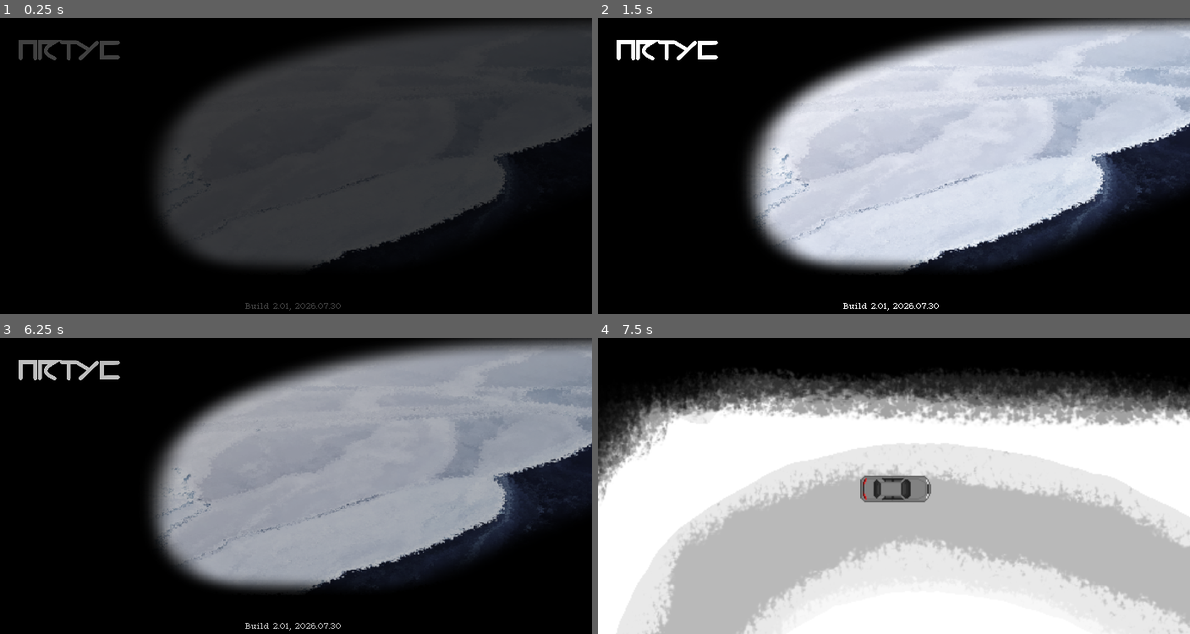
Above: before the commit, frames 1-4 (two rows, left to right).
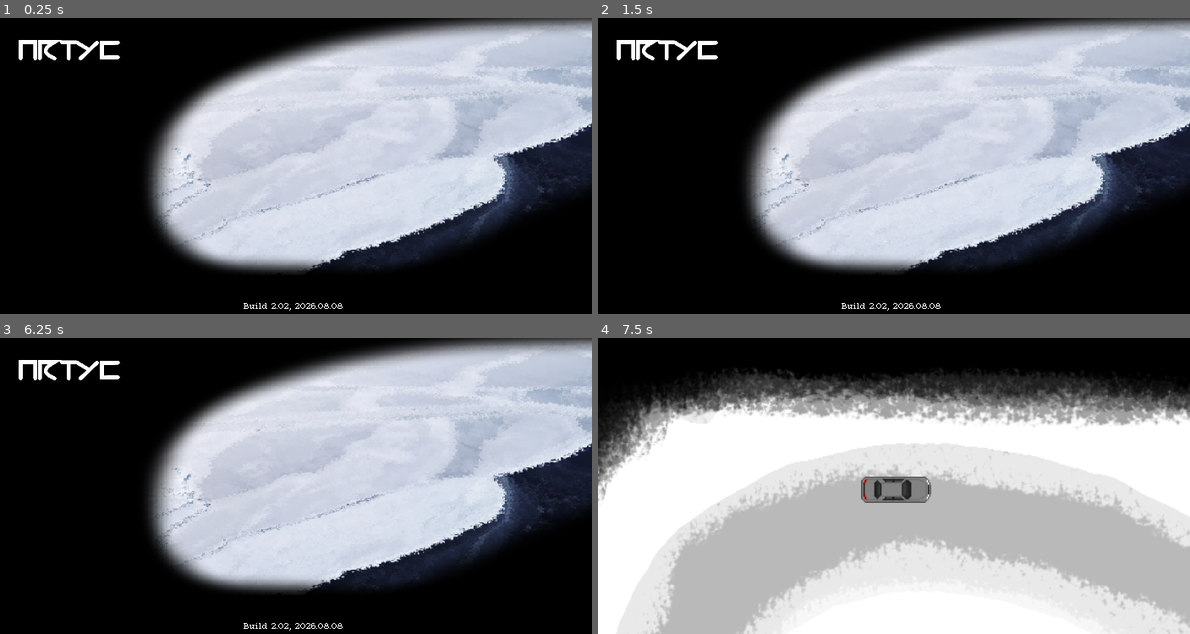
Above: after the commit, the same moments.

Repository: phc-s/artyc
Game: Godot game, scene res://Menu/Menu.tscn
Two runs of this game, one before a commit and one after it. Both use one fixed random seed, a clock stepped at 60 frames per second and the inputs below.
Inputs:
- Up to frame 1 (0.25 s): no input
- Up to frame 2 (1.5 s): hold D (right) 0.53-1.28 s; hold C (toggle_camera_mode) 0.53-1.28 s; tap Enter at 1.25 s; hold S (down) from 1.28 s (still down); tap = (zoom_in) at 1.35 s
- Up to frame 3 (6.25 s): tap Space at 2, 3.5, 5 s; release S (down) at 2.03 s; hold D (right) 2.03-2.78 s; hold - (zoom_out) 2.03-2.78 s; tap Enter at 2.75, 4.25 s; hold W (up) 2.78-3.53 s; tap C (toggle_camera_mode) at 2.85 s; hold = (zoom_in) 3.53-4.28 s; hold A (left) 3.53-5.03 s; tap - (zoom_out) at 4.35 s; hold S (down) 5.03-5.78 s; hold C (toggle_camera_mode) 5.03-5.78 s; hold D (right) from 5.78 s (still down); tap = (zoom_in) at 5.85 s
- Up to frame 4 (7.5 s): release D (right) at 6.53 s; hold W (up) 6.53-7.28 s; hold - (zoom_out) 6.53-7.28 s; hold D (right) from 7.28 s (still down); tap C (toggle_camera_mode) at 7.35 s

The runs differ from the first frame. In frame 1, 51% of the frame differs, in the area x 3-100%, y 0-99%; in frame 2, 0.1%; in frame 3, 44%; in frame 4, 0.2%.

Commit message:
New cars made + resolution adjust finished.

Diff:
--- a/Menu/Menu.tscn
+++ b/Menu/Menu.tscn
@@ -51,7 +51,7 @@
 grow_horizontal = 2
 grow_vertical = 0
 theme_override_fonts/normal_font = ExtResource("2_0cyjp")
-text = "Build 2.01, 2026.07.30"
+text = "Build 2.02, 2026.08.08"
 horizontal_alignment = 1
 
 [node name="MENU_OPTIONS" type="RichTextLabel" parent="CANVASLAYER/CONTROL" unique_id=1705121958]
@@ -98,6 +98,7 @@
 expand_mode = 1
 
 [node name="BG_BLACK" type="TextureRect" parent="CANVASLAYER/CONTROL" unique_id=1027960819]
+visible = false
 texture_filter = 1
 layout_mode = 1
 anchors_preset = 15
--- a/project.godot
+++ b/project.godot
@@ -11,7 +11,7 @@
 [application]
 
 config/name="artyc"
-config/version="2.01"
+config/version="2.02"
 run/main_scene="uid://t1a4euxo80v5"
 config/features=PackedStringArray("4.7", "GL Compatibility")
 boot_splash/bg_color=Color(0, 0, 0, 1)
Binary file added: Game/Asset/Automobile/Apple/Apple (Beta).png
Not shown, added: Game/Asset/Automobile/Apple/Apple (Beta).png.import
Binary file changed: Game/Asset/Automobile/Box/Box (Black).png
Binary file changed: Game/Asset/Automobile/Box/Box (Gray).png
Binary file changed: Game/Asset/Automobile/Box/Box (White).png
Binary file changed: Game/Asset/Automobile/Champagne/Champagne (Black).png
Binary file changed: Game/Asset/Automobile/Champagne/Champagne (Gray).png
Binary file changed: Game/Asset/Automobile/Champagne/Champagne (White).png
Binary file changed: Game/Asset/Automobile/Chat/Chat (Beta).png
Binary file changed: Game/Asset/Automobile/Commute/Commute (Black).png
Binary file changed: Game/Asset/Automobile/Commute/Commute (Gray).png
Binary file changed: Game/Asset/Automobile/Commute/Commute (White).png
(and 39 more such lines)
